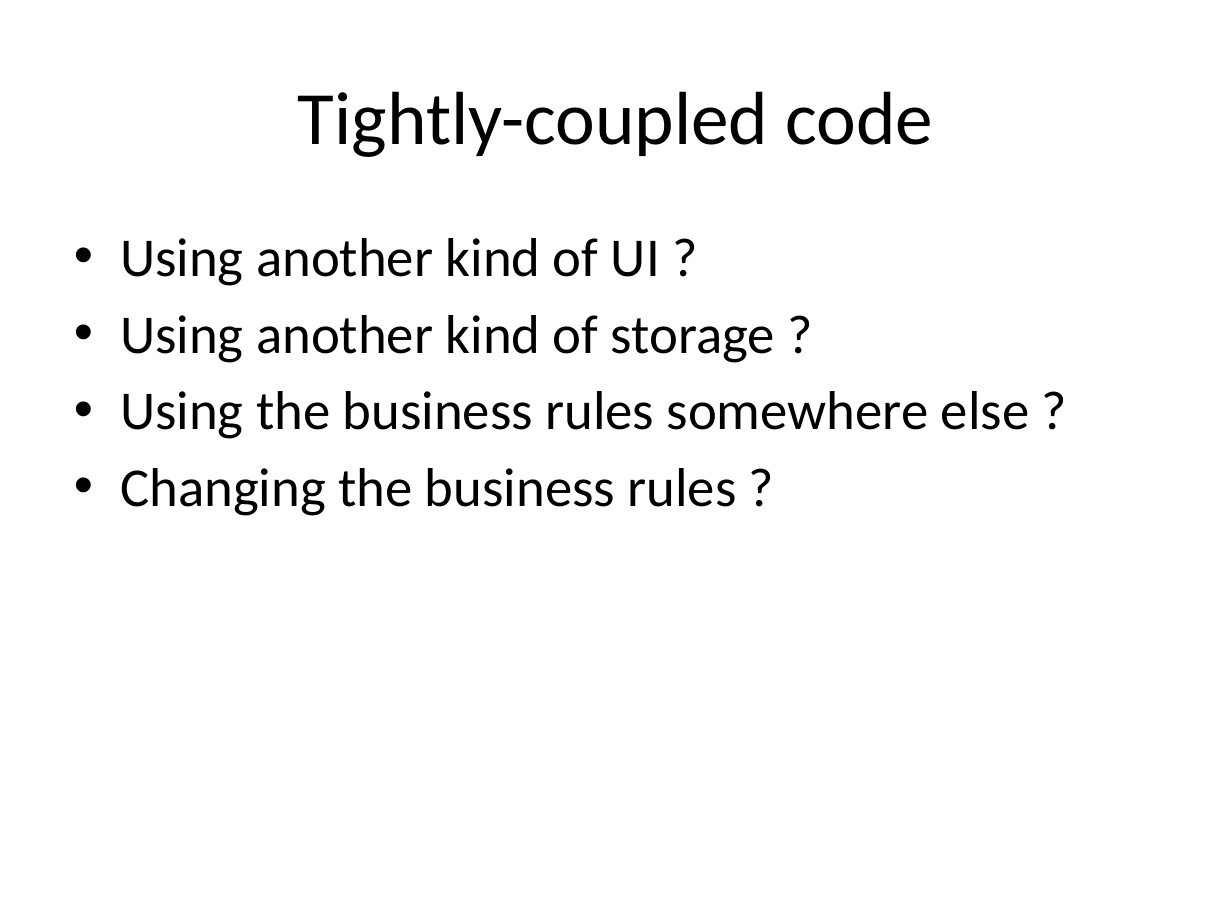
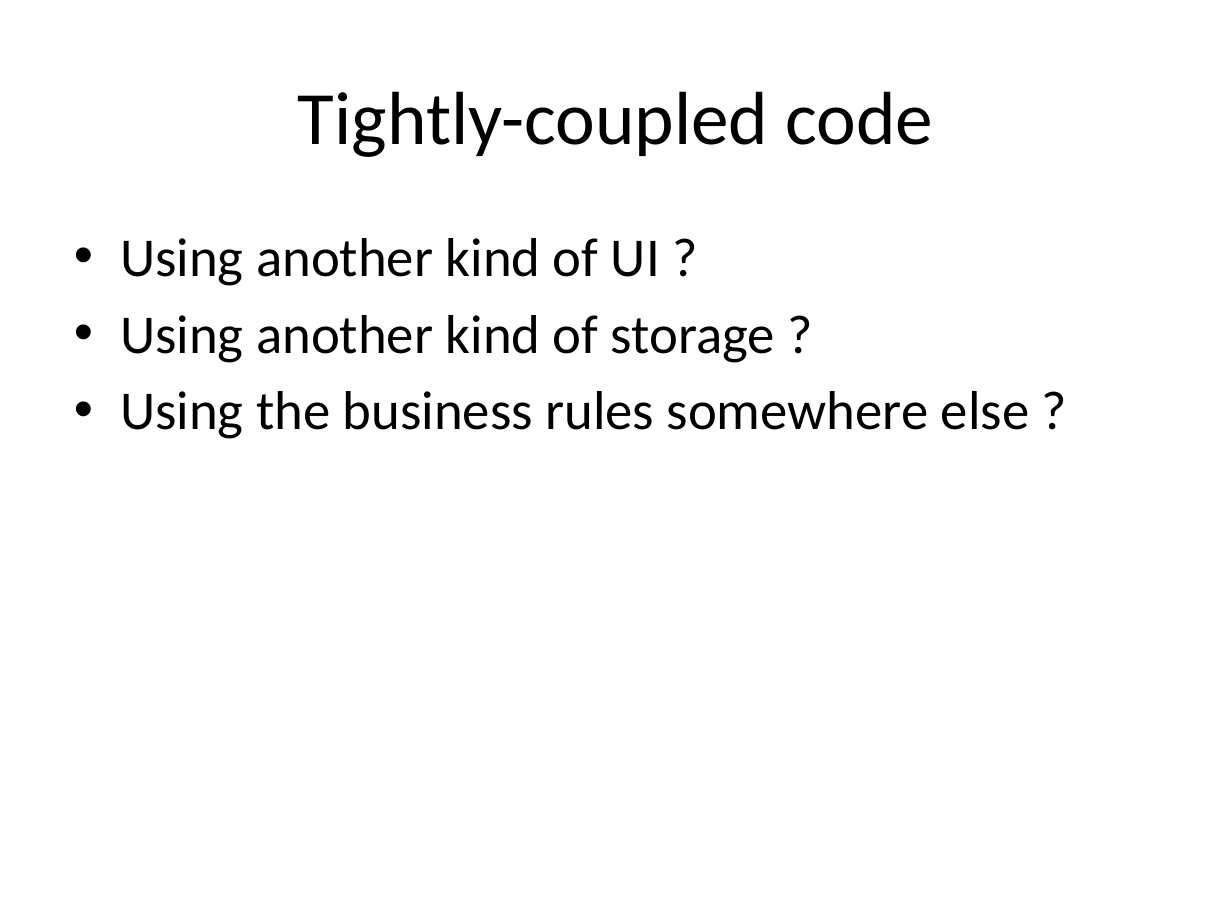
Before and after one commit to tsimbalar/DependencyInjectionTheRightWay, a slide deck: slide 12 of Dependency Injection - the right way.pptx. Drawn at 1232x924 pixels with LibreOffice and Linux fonts; fonts in the diff are those of the drawing. Boxes give left, top, right and bottom in pixels: in the first picture for what was removed or moved away, otherwise in the second. Text is boxed around its words. In the diff, an @@ line names an element or a change of style, - is before the commit and + after.

```diff
--- a/Dependency Injection - the right way.pptx
+++ b/Dependency Injection - the right way.pptx
@@ text at (120, 468, 737, 516): paragraph removed @@
-• Changing the business rules ?
```
Also in this commit, not shown: 17 other slides changed, 1 slide added.
